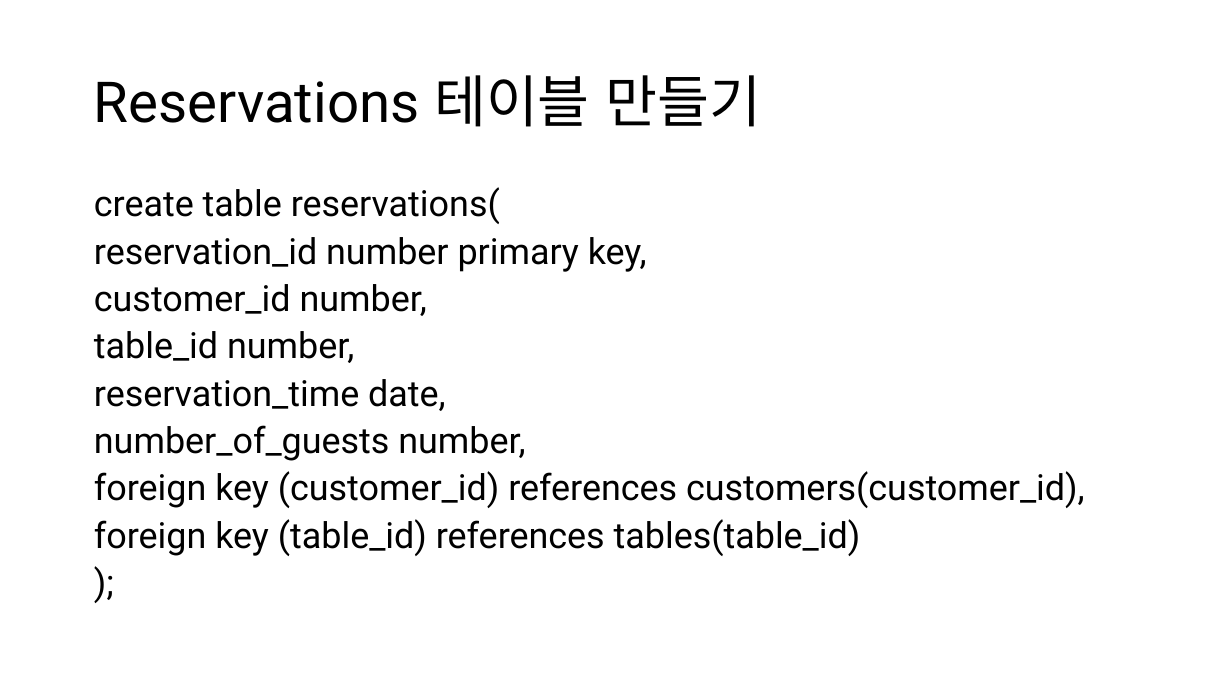
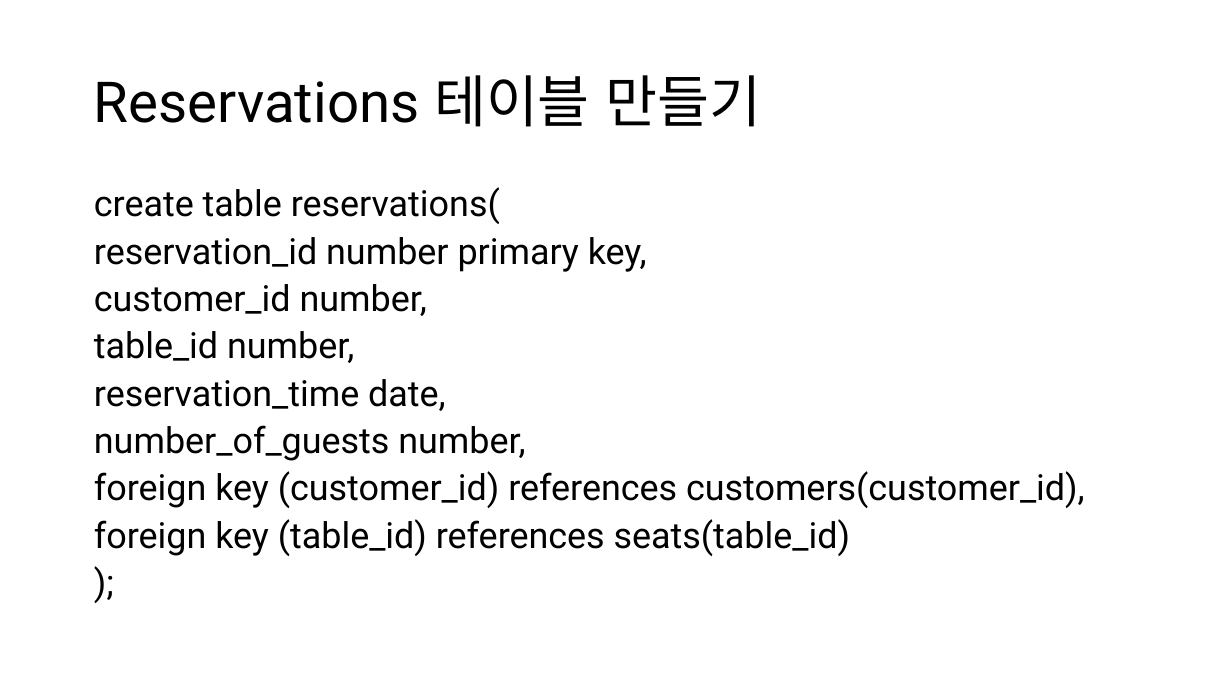
Before and after one commit to TaYaKi71751/gukbi, a slide deck: slide 9 of ppt/Oracle DB Project.pptx. Drawn at 1232x693 pixels with LibreOffice and Linux fonts; fonts in the diff are those of the drawing. Boxes give left, top, right and bottom in pixels: in the first picture for what was removed or moved away, otherwise in the second. Text is boxed around its words. In the diff, an @@ line names an element or a change of style, - is before the commit and + after.

```diff
--- a/ppt/Oracle DB Project.pptx
+++ b/ppt/Oracle DB Project.pptx
@@ text at (x1=94, y1=519, x2=850, y2=556): text changed @@
-foreign key (table_id) references tables(table_id)
+foreign key (table_id) references seats(table_id)
```
Also in this commit, not shown: 3 other slides changed, 2 slides added, 1 slide removed, 18 other files.
